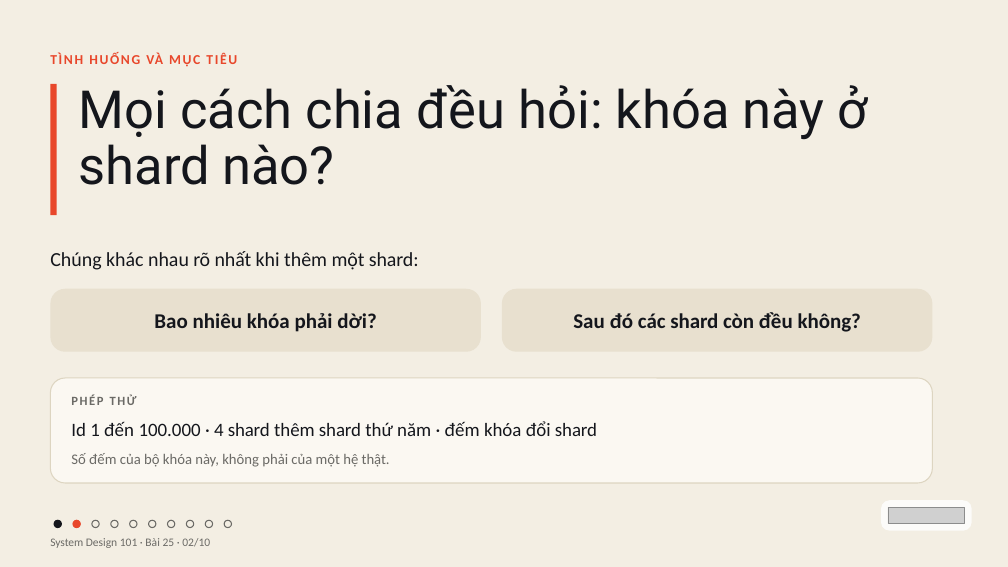
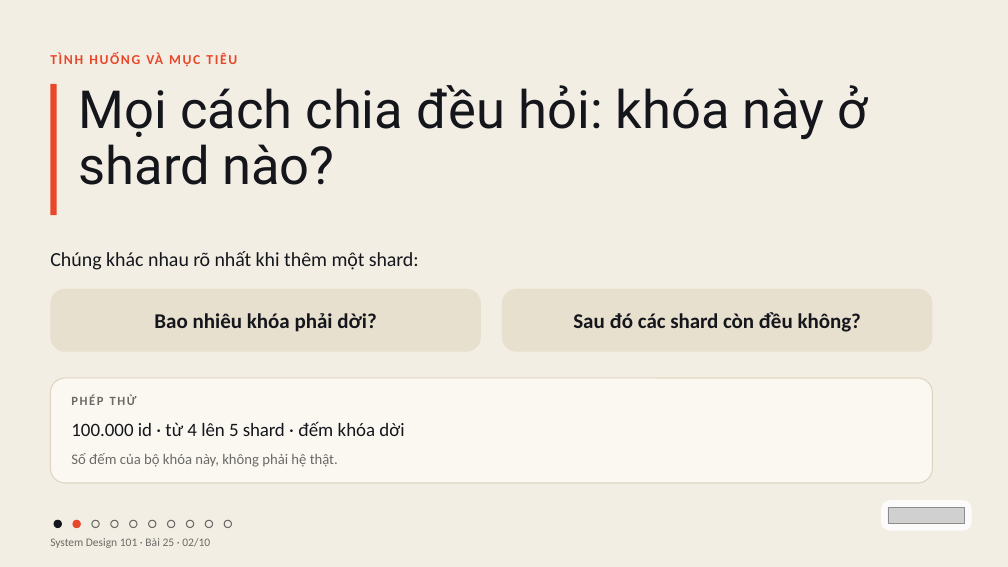
Before and after one commit to vohoailinh90/tool-marketing-studio, a slide deck: slide 2 of system-design-101/vi/lessons/sd-04-025/slides/sd-04-025.pptx. Drawn at 1008x567 pixels with LibreOffice and Linux fonts; fonts in the diff are those of the drawing; grey boxes stand for pictures. Boxes give left, top, right and bottom in pixels: in the first picture for what was removed or moved away, otherwise in the second. Text is boxed around its words. In the diff, an @@ line names an element or a change of style, - is before the commit and + after.

```diff
--- a/system-design-101/vi/lessons/sd-04-025/slides/sd-04-025.pptx
+++ b/system-design-101/vi/lessons/sd-04-025/slides/sd-04-025.pptx
@@ text at (71,422,404,436): text changed @@
-Id 1 đến 100.000 · 4 shard thêm shard thứ năm · đếm khóa đổi shard
+100.000 id · từ 4 lên 5 shard · đếm khóa dời
@@ text at (71,453,338,467): text changed @@
-Số đếm của bộ khóa này, không phải của một hệ thật.
+Số đếm của bộ khóa này, không phải hệ thật.
```
Also in this commit, not shown: 5 other slides changed, 4 other files.
